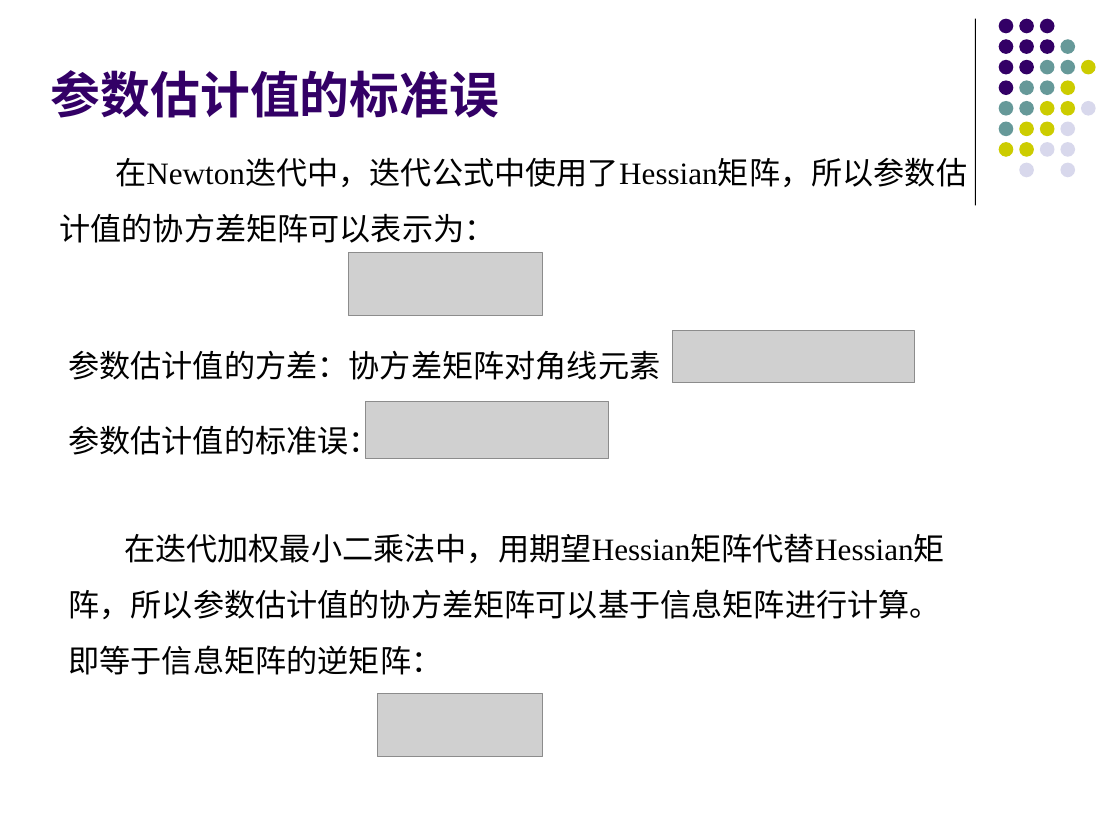
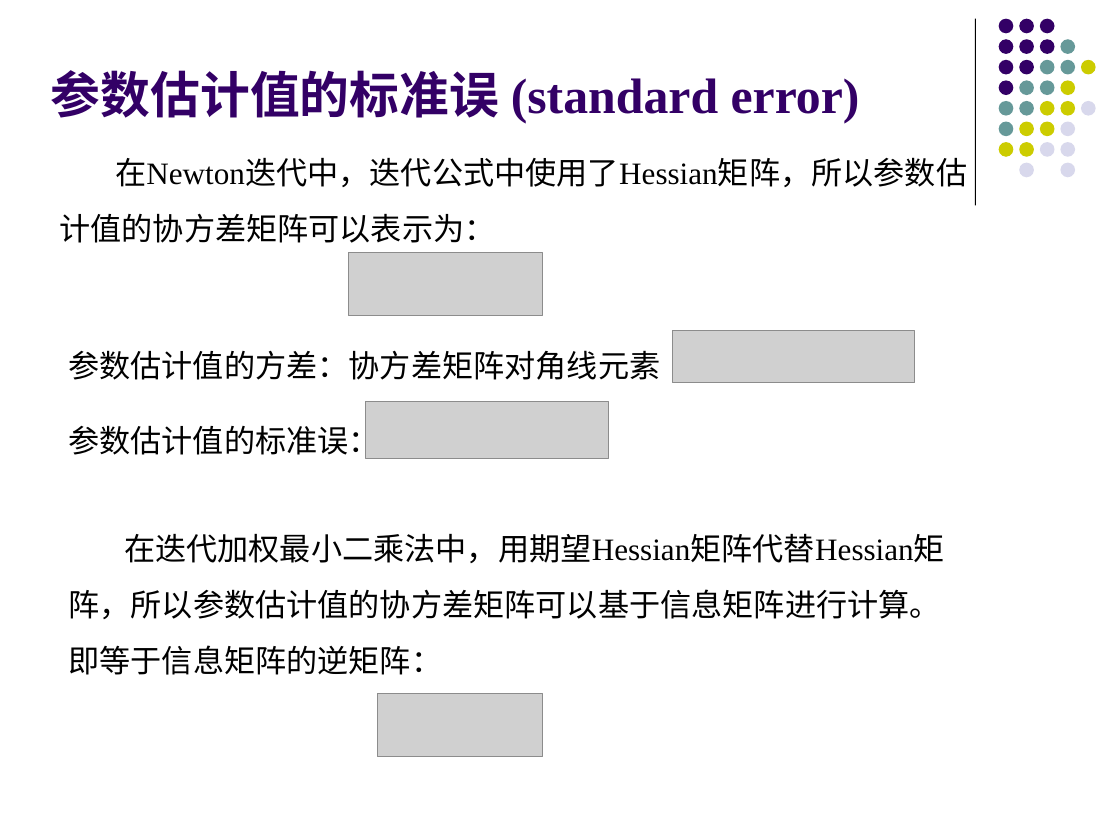
Before and after one commit to lizhengxiao/Non-life-Insurance-Actuarial-Science, a slide deck: slide 112 of Lectures/7 - Classification Rating and Generalized Linear Models.pptx. Drawn at 1120x840 pixels with LibreOffice and Linux fonts; fonts in the diff are those of the drawing; grey boxes stand for pictures. Boxes give left, top, right and bottom in pixels: in the first picture for what was removed or moved away, otherwise in the second. Text is boxed around its words. In the diff, an @@ line names an element or a change of style, - is before the commit and + after.

```diff
--- a/Lectures/7 - Classification Rating and Generalized Linear Models.pptx
+++ b/Lectures/7 - Classification Rating and Generalized Linear Models.pptx
@@ title at [51, 70, 860, 123]: text changed @@
-参数估计值的标准误
+参数估计值的标准误 (standard error)
```
Also in this commit, not shown: 14 other slides changed, 5 other files.
